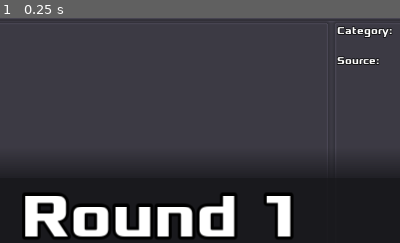
Above: before the commit, frame 1.
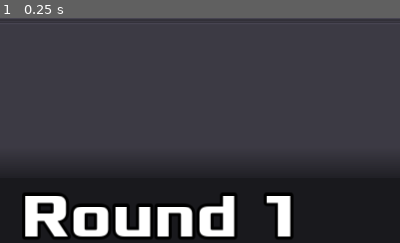
Above: after the commit, the same moment.

Repository: zacryol/spindle-of-serendipity
Game: Godot game, scene res://game/GamePanel.tscn
Same seed, same stepped clock (60 frames per second), same inputs: the game is played once before the commit and once after it. This scene is started directly instead of the project's main scene.
Inputs:
- Up to frame 1 (0.25 s): no input
The pictures show only the part of the screen within x 30-80%, y 6-56%; the shares and areas given below are measured in that part.

The runs differ from the first frame. In frame 1, 0.6% of the frame differs, in the area x 84-98%, y 3-21%.
Error in both runs: Division By Zero in operator '%'. (res://system/singletons/EntryManager.gd:82)

Commit message:
Setting data in ED scene

Diff:
--- a/godot/game/components/EntryDisplay.gd
+++ b/godot/game/components/EntryDisplay.gd
@@ -17,8 +17,10 @@
 var source_hide := "??? (Hidden until solved)"
 
 onready var hex := $HSplitContainer/PanelContainer/ScrollContainer/CenterContainer/HexContainer
-onready var source_label: Label = $HSplitContainer/Info/VBoxContainer/Label4
-onready var cat_label: Label = $HSplitContainer/Info/VBoxContainer/Label2
+#onready var source_label: Label = $HSplitContainer/Info/VBoxContainer/Label4
+onready var source_label := $SourceLabel as Label
+#onready var cat_label: Label = $HSplitContainer/Info/VBoxContainer/Label2
+onready var cat_label := $CategoryLabel as Label
 onready var solve_ui: VBoxContainer = $HSplitContainer/PanelContainer/Control/SolveUI
 
 func _ready():
--- a/godot/game/components/EntryDisplay.tscn
+++ b/godot/game/components/EntryDisplay.tscn
@@ -20,7 +20,7 @@
 }
 
 [node name="PanelContainer" type="PanelContainer" parent="HSplitContainer"]
-margin_right = 908.0
+margin_right = 1280.0
 margin_bottom = 720.0
 size_flags_horizontal = 3
 size_flags_stretch_ratio = 1.25
@@ -28,7 +28,7 @@
 [node name="Control" type="Control" parent="HSplitContainer/PanelContainer"]
 margin_left = 7.0
 margin_top = 7.0
-margin_right = 901.0
+margin_right = 1273.0
 margin_bottom = 713.0
 mouse_filter = 2
 
@@ -59,12 +59,12 @@
 [node name="ScrollContainer" type="ScrollContainer" parent="HSplitContainer/PanelContainer"]
 margin_left = 7.0
 margin_top = 7.0
-margin_right = 901.0
+margin_right = 1273.0
 margin_bottom = 713.0
 mouse_filter = 2
 
 [node name="CenterContainer" type="CenterContainer" parent="HSplitContainer/PanelContainer/ScrollContainer"]
-margin_right = 894.0
+margin_right = 1266.0
 margin_bottom = 706.0
 grow_horizontal = 2
 grow_vertical = 2
@@ -75,13 +75,14 @@
 [node name="HexContainer" parent="HSplitContainer/PanelContainer/ScrollContainer/CenterContainer" instance=ExtResource( 2 )]
 anchor_right = 0.0
 anchor_bottom = 0.0
-margin_left = 447.0
+margin_left = 633.0
 margin_top = 353.0
-margin_right = 447.0
+margin_right = 633.0
 margin_bottom = 353.0
 mouse_filter = 2
 
 [node name="Info" type="PanelContainer" parent="HSplitContainer"]
+visible = false
 margin_left = 920.0
 margin_right = 1280.0
 margin_bottom = 720.0
